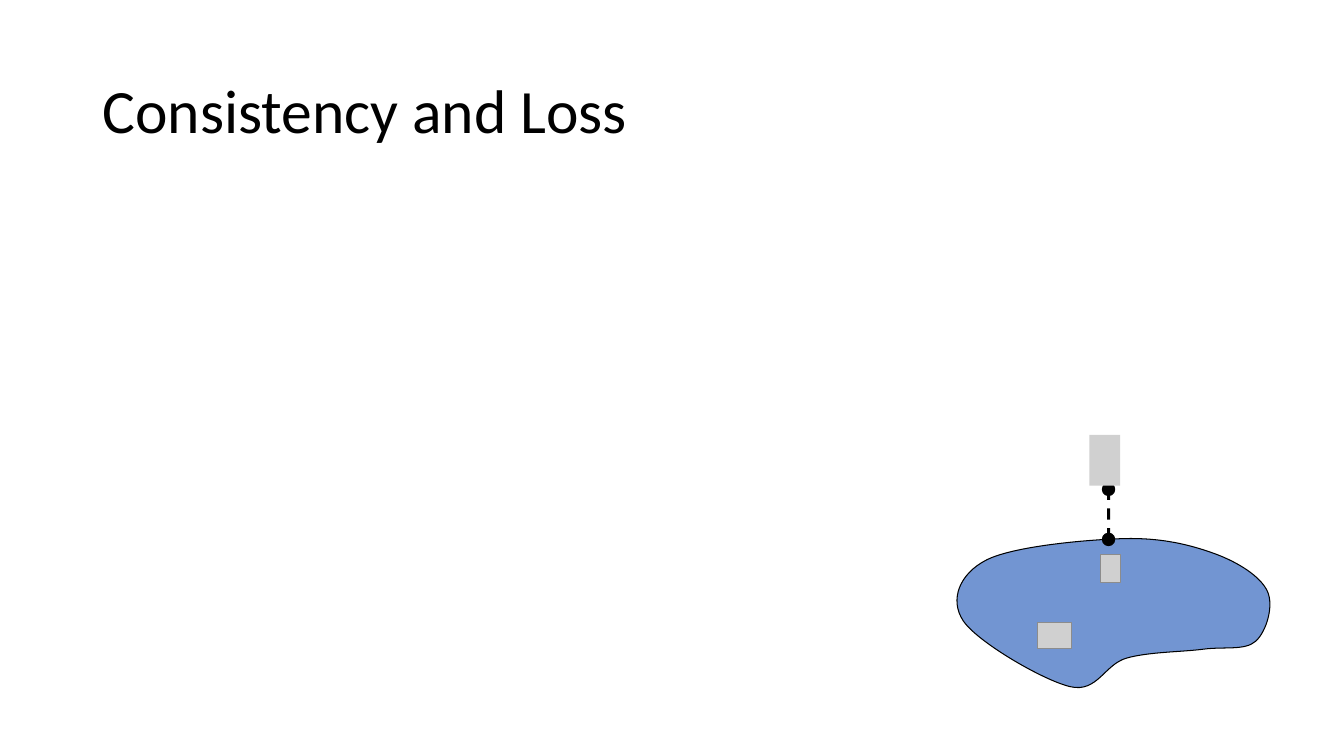
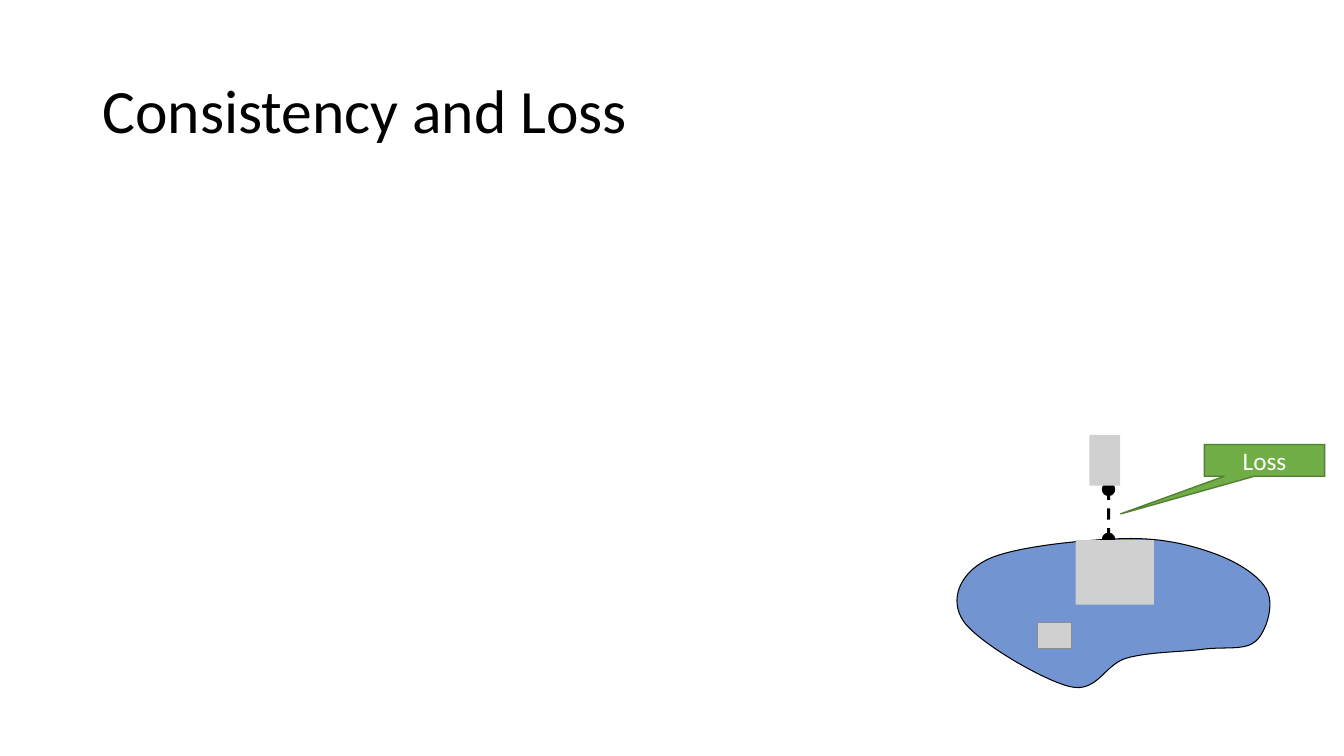
Before and after one commit to mhahsler/CS7320-AI, a slide deck: slide 8 of slides/19_ML_intro.pptx. Drawn at 1344x756 pixels with LibreOffice and Linux fonts; fonts in the diff are those of the drawing; grey boxes stand for pictures. Boxes give left, top, right and bottom in pixels: in the first picture for what was removed or moved away, otherwise in the second. Text is boxed around its words. In the diff, an @@ line names an element or a change of style, - is before the commit and + after.

```diff
--- a/slides/19_ML_intro.pptx
+++ b/slides/19_ML_intro.pptx
@@ speech box added at [1205, 445, 1325, 476], fill #70AD47, outline #538035 1 pt, 18 pt, text #FFFFFF @@
+Loss
@@ picture added at [1076, 540, 1154, 605] @@
@@ picture removed at [1101, 555, 1121, 583] @@
```
Also in this commit, not shown: 1 other slide changed, 1 other file.
